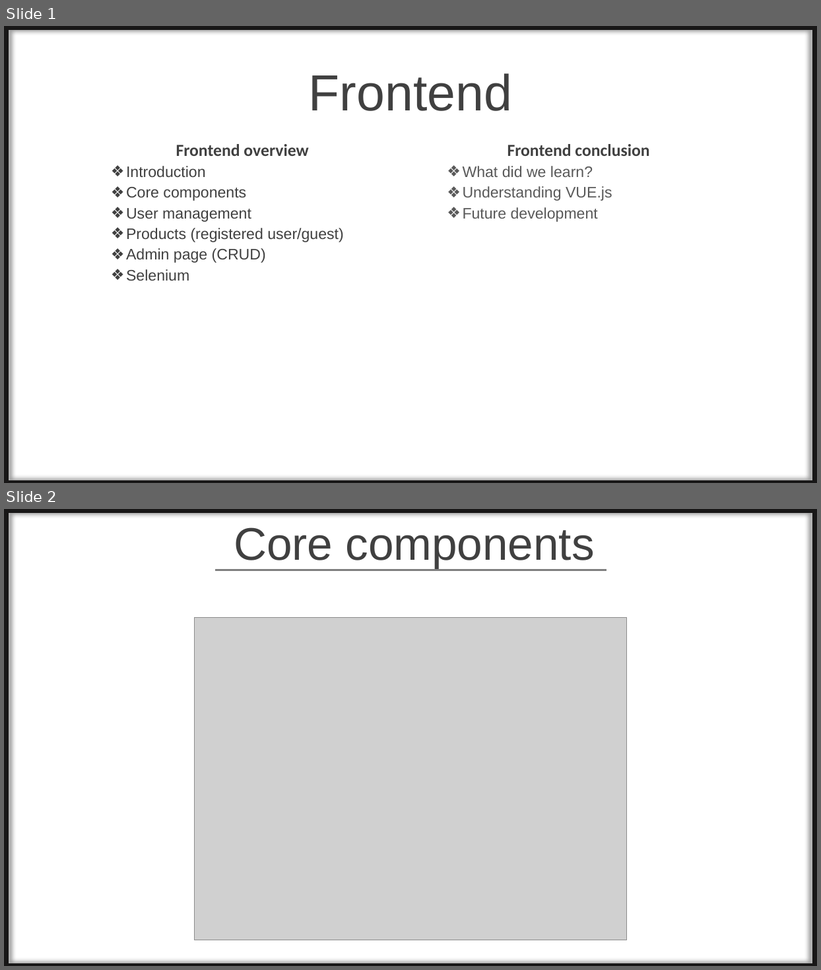
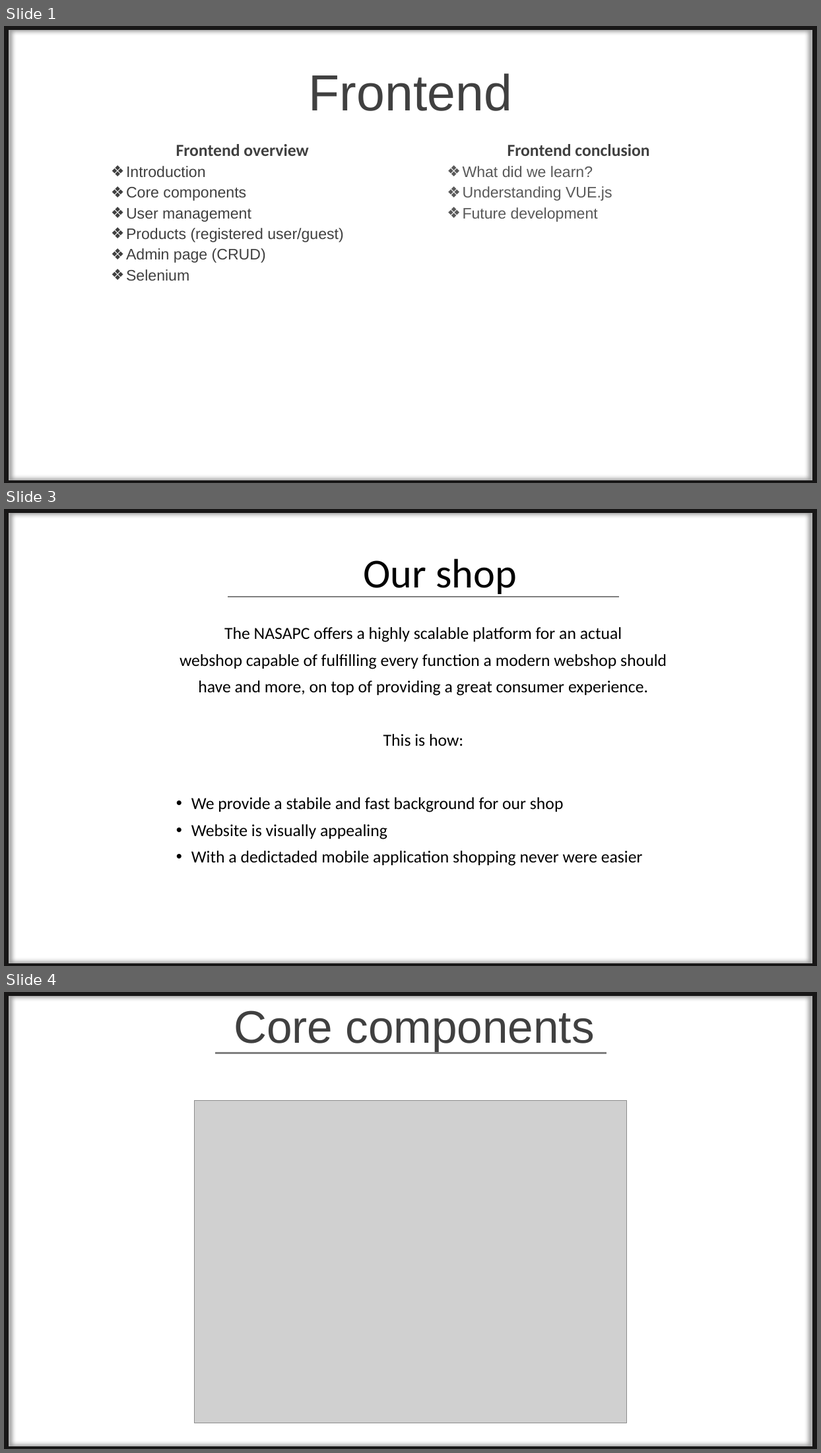
Before and after one commit to tamasrobert/NasaPC, a slide deck: Documentations/NasaPC_WebShopProject FRONTEND.pptx. Shown one above the other, each under a label of ours: slides 1 and 2 before the commit, slides 1, 3 and 4 after it; the slides between them are not shown. The pictures are 821x970 and 821x1453 pixels, drawn with LibreOffice and Linux fonts; fonts in the diff are those of the drawing; grey boxes stand for pictures; background and template pictures are left out. Boxes give left, top, right and bottom in pixels: in the first picture for what was removed or moved away, otherwise in the second. Text is boxed around its words. In the diff, an @@ line names an element or a change of style, - is before the commit and + after.

```diff
--- a/Documentations/NasaPC_WebShopProject FRONTEND.pptx
+++ b/Documentations/NasaPC_WebShopProject FRONTEND.pptx
@@ slide 3 added at bbox=[4, 509, 817, 966], background #FFFFFF; not listed: 1 template element that a slide beside it also shows @@
@@ text added at bbox=[363, 559, 517, 597], 48.6 pt, text #000000 @@
+  Our shop
@@ line added from (228, 597) to (619, 597), #808080 2 pt @@
@@ text added at bbox=[180, 627, 667, 747], 20 pt, text #000000 @@
+The NASAPC offers a highly scalable platform for an actual
+webshop capable of fulfilling every function a modern webshop should
+have and more, on top of providing a great consumer experience.
+This is how:
@@ text added at bbox=[191, 797, 643, 866], 20 pt, text #000000 @@
+• We provide a stabile and fast background for our shop
+• Website is visually appealing
+• With a dedictaded mobile application shopping never were easier
@@ what was slide 2 is now slide 4 @@
```
Also in this commit, not shown: 1 other slide added.
